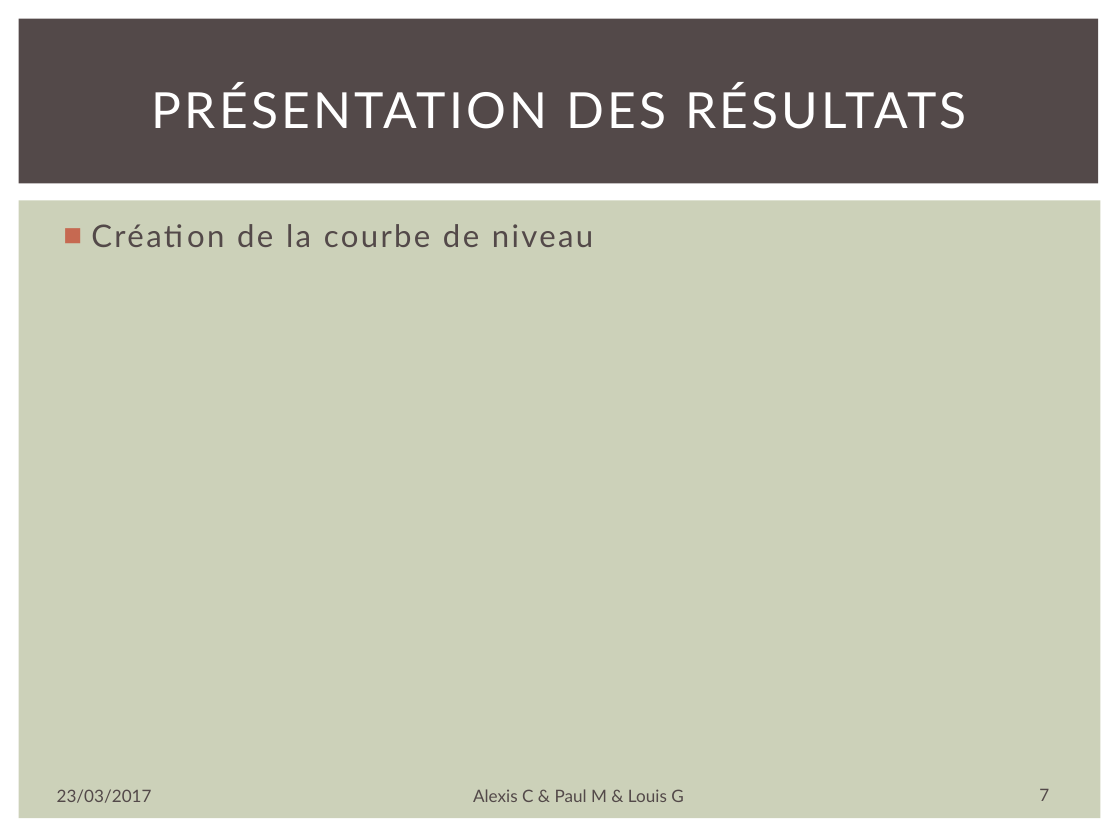
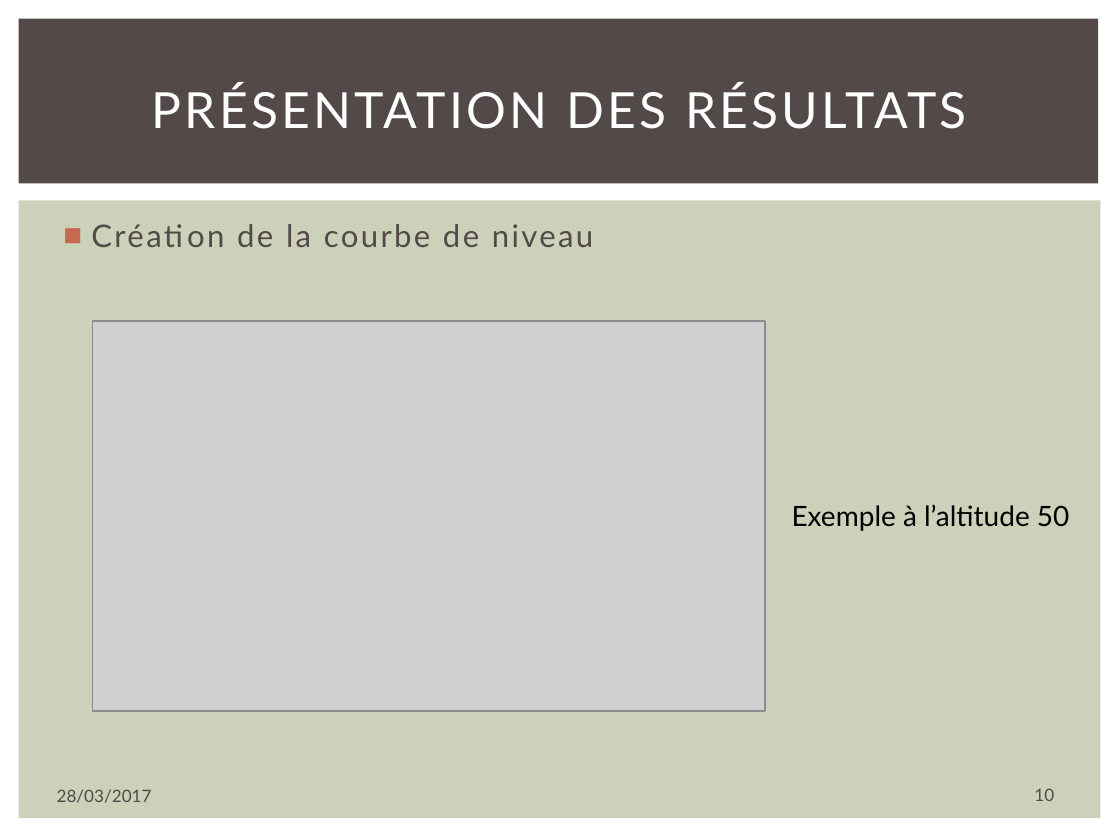
Before and after one commit to alexiscoatsaliou/MNT, a slide deck: slide 10 of Projet Java.pptx (slide 7 before the commit). Drawn at 1120x840 pixels with LibreOffice and Linux fonts; fonts in the diff are those of the drawing; grey boxes stand for pictures. Boxes give left, top, right and bottom in pixels: in the first picture for what was removed or moved away, otherwise in the second. Text is boxed around its words. In the diff, an @@ line names an element or a change of style, - is before the commit and + after.

```diff
--- a/Projet Java.pptx
+++ b/Projet Java.pptx
@@ picture added at [93, 321, 765, 711] @@
@@ text added at [792, 505, 1069, 531], 18 pt, text #000000 @@
+Exemple à l’altitude 50
@@ text at [57, 789, 152, 803]: text changed @@
-23/03/2017
+28/03/2017
@@ text removed at [473, 789, 683, 802] @@
-Alexis C & Paul M & Louis G
@@ page number at [1034, 788, 1054, 801]: text changed @@
-7
+10
```
Also in this commit, not shown: 6 other slides changed, 7 slides added, 2 slides removed.
